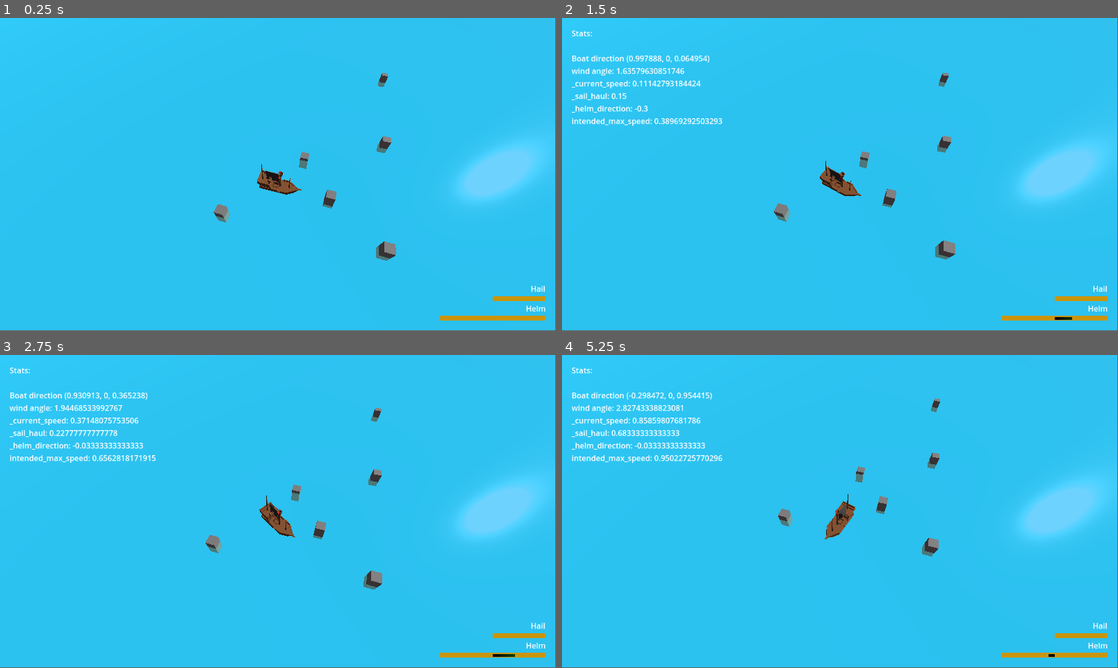
Above: before the commit, frames 1-4 (two rows, left to right).
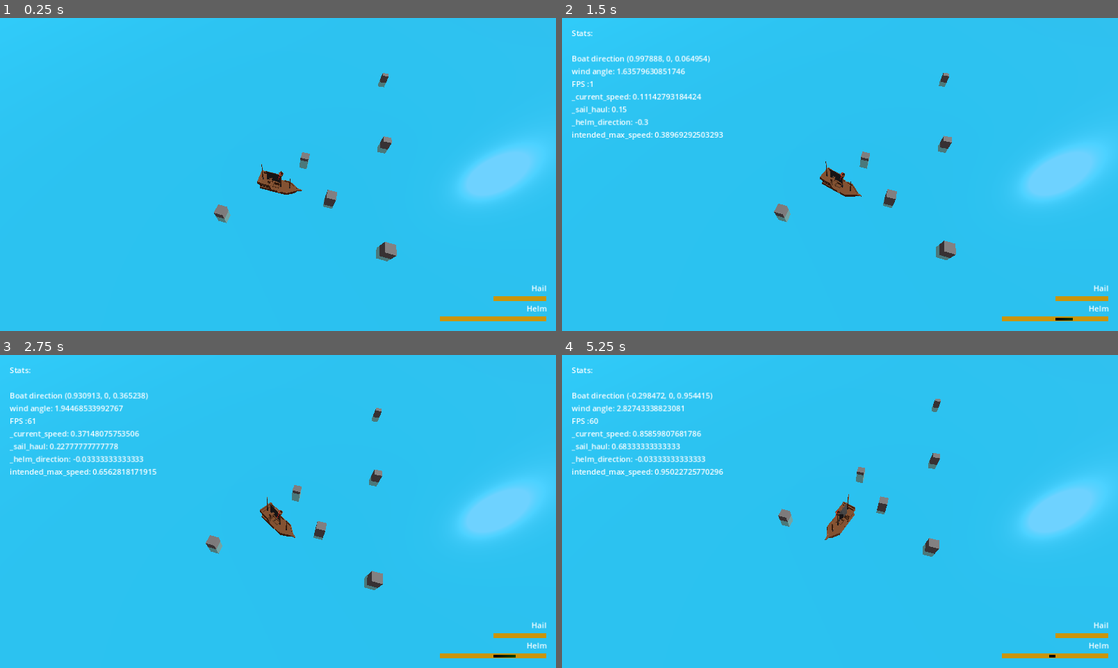
Above: after the commit, the same moments.

Repository: loiclovitana/Crapirate
Game: Godot game, scene res://src/world/map/map_1.tscn
The game is run twice, just before and just after one commit, with the same random seed, the same clock (stepped at 60 frames per second) and the same inputs.
Inputs:
- Up to frame 1 (0.25 s): no input
- Up to frame 2 (1.5 s): tap Enter at 0.5 s; hold Right (p1_helm_right) 0.53-1.28 s; hold Up (p1_haul) 0.53-1.28 s; hold Left (p1_helm_left) from 1.28 s (still down); tap Down (p1_unhaul) at 1.35 s
- Up to frame 3 (2.75 s): release Left (p1_helm_left) at 2.03 s; hold Right (p1_helm_right) from 2.03 s (still down); hold Up (p1_haul) from 2.03 s (still down)
- Up to frame 4 (5.25 s): release Up (p1_haul) at 2.78 s; tap Down (p1_unhaul) at 2.85, 4.35 s; release Right (p1_helm_right) at 3.53 s; hold Up (p1_haul) 3.53-4.28 s; hold Left (p1_helm_left) from 3.53 s (still down); hold Up (p1_haul) from 5.03 s (still down)
In our replay, the window is 799x449 before the commit and 800x450 after it. These sizes can differ from the game's own. Grey fills any space a smaller window leaves; there, only what the larger window draws over its background counts as a difference.

The runs differ from the first frame. In frame 1, 0.4% of the frame differs, in the area x 38-99%, y 17-97%; in frame 2, 2.3%; in frame 3, 2.6%; in frame 4, 2.7%, in the area x 1-99%, y 4-97%.

Commit message:
scale HUD

Diff:
--- a/project.godot
+++ b/project.godot
@@ -18,6 +18,7 @@
 [display]
 
 window/size/mode=3
+window/stretch/mode="canvas_items"
 
 [file_customization]
 
--- a/src/player/boat.gd
+++ b/src/player/boat.gd
@@ -72,6 +72,7 @@
 	if next_display_update<0:
 		next_display_update = UPDATE_DELTA
 		if OS.is_debug_build():
+			statsDisplayText += "\n\tFPS :" + str(Engine.get_frames_per_second())
 			statsDisplayText += "\n\t_current_speed: "+str(_current_speed)
 			statsDisplayText += "\n\t_sail_haul: "+str(_sail_haul)
 			statsDisplayText += "\n\t_helm_direction: "+str(_helm_direction)
--- a/src/player/boat_canvas.tscn
+++ b/src/player/boat_canvas.tscn
@@ -94,7 +94,6 @@
 [node name="helmLeftView" type="TextureProgressBar" parent="BoatHUD/MarginContainer/control/HBoxContainer"]
 unique_name_in_owner = true
 layout_mode = 2
-allow_lesser = true
 fill_mode = 1
 texture_under = SubResource("GradientTexture2D_43ugg")
 texture_progress = SubResource("GradientTexture2D_vsvj5")
@@ -103,7 +102,6 @@
 [node name="helmRightView" type="TextureProgressBar" parent="BoatHUD/MarginContainer/control/HBoxContainer"]
 unique_name_in_owner = true
 layout_mode = 2
-allow_lesser = true
 texture_under = SubResource("GradientTexture2D_43ugg")
 texture_progress = SubResource("GradientTexture2D_0jfm1")
 texture_progress_offset = Vector2(0, 2)
